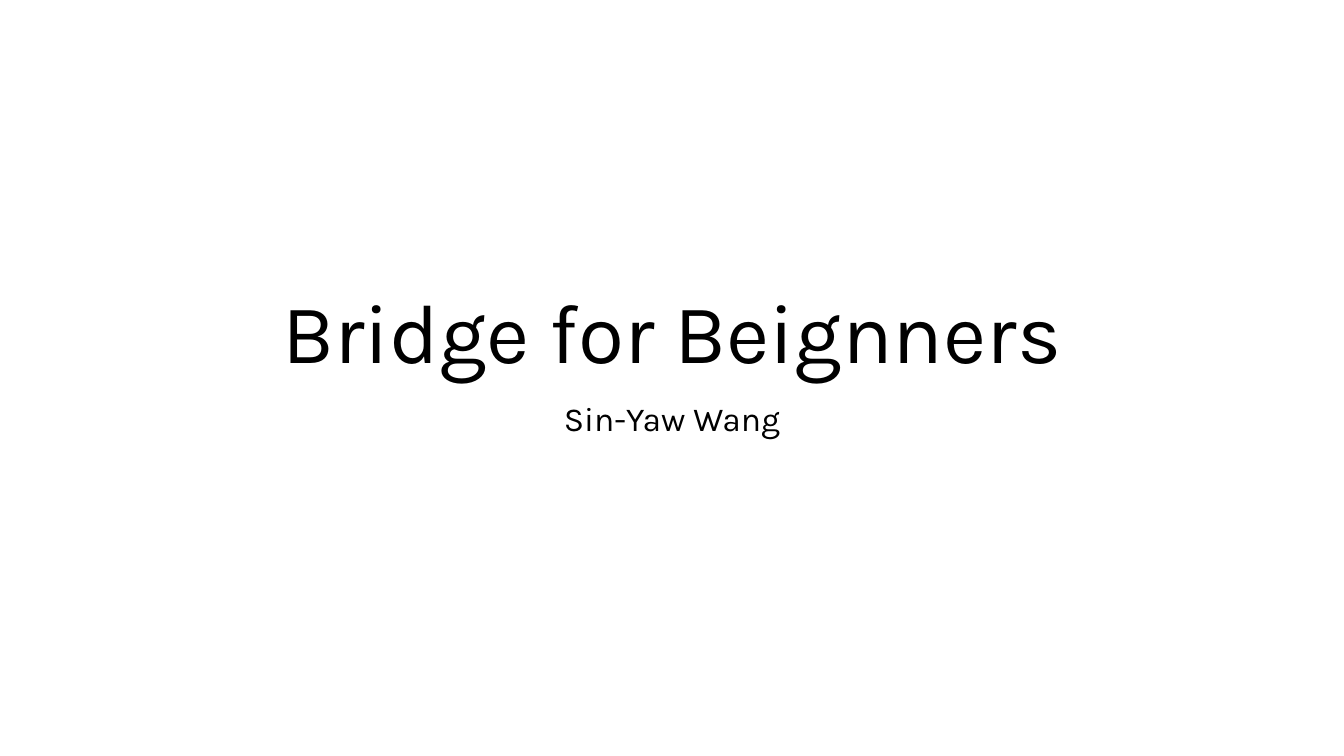
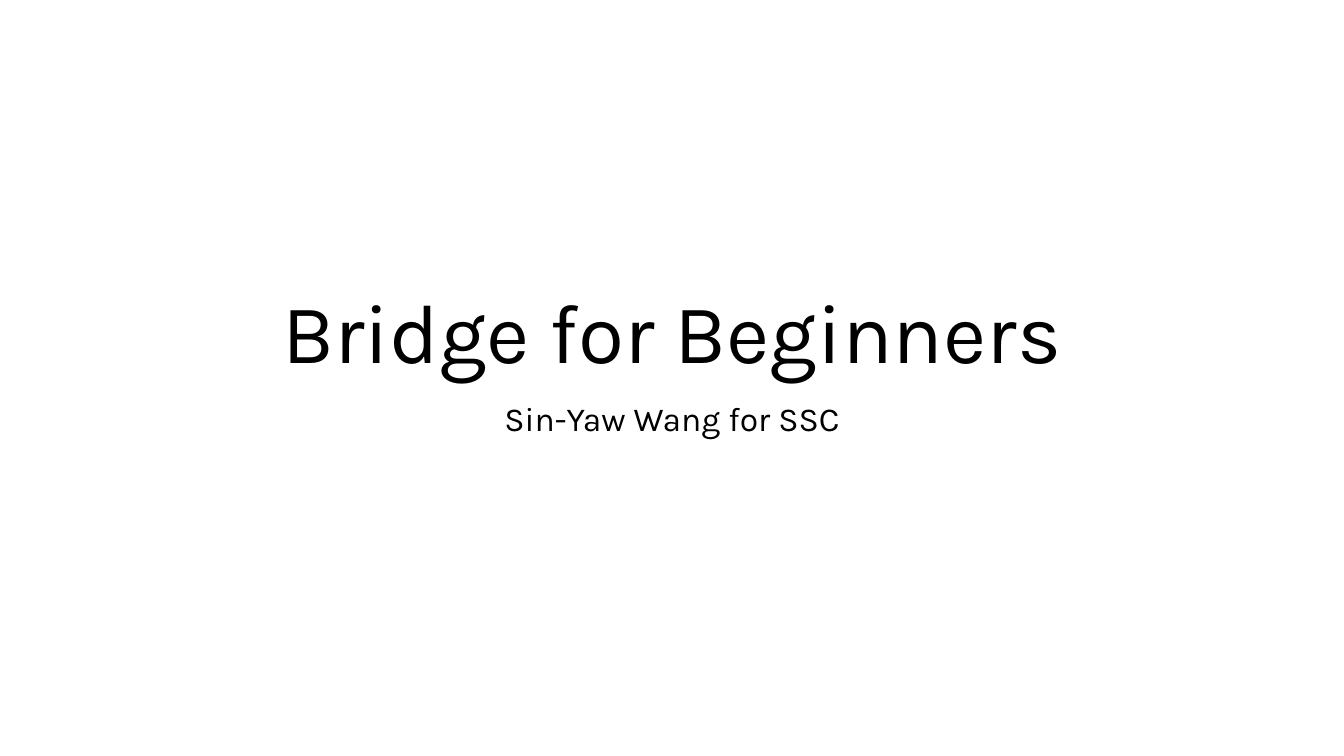
Before and after one commit to sywhub/bridge101, a slide deck: slide 1 of lectures.pptx. Drawn at 1344x756 pixels with LibreOffice and Linux fonts; fonts in the diff are those of the drawing; background and template pictures are left out. Boxes give left, top, right and bottom in pixels: in the first picture for what was removed or moved away, otherwise in the second. Text is boxed around its words. In the diff, an @@ line names an element or a change of style, - is before the commit and + after.

```diff
--- a/lectures.pptx
+++ b/lectures.pptx
@@ title at [282,305,1062,383]: text changed @@
-Bridge for Beignners
+Bridge for Beginners
@@ subtitle at [504,408,839,440]: text changed @@
-Sin-Yaw Wang
+Sin-Yaw Wang for SSC
```
Also in this commit, not shown: 5 other slides changed, 3 slides added, 2 other files.
